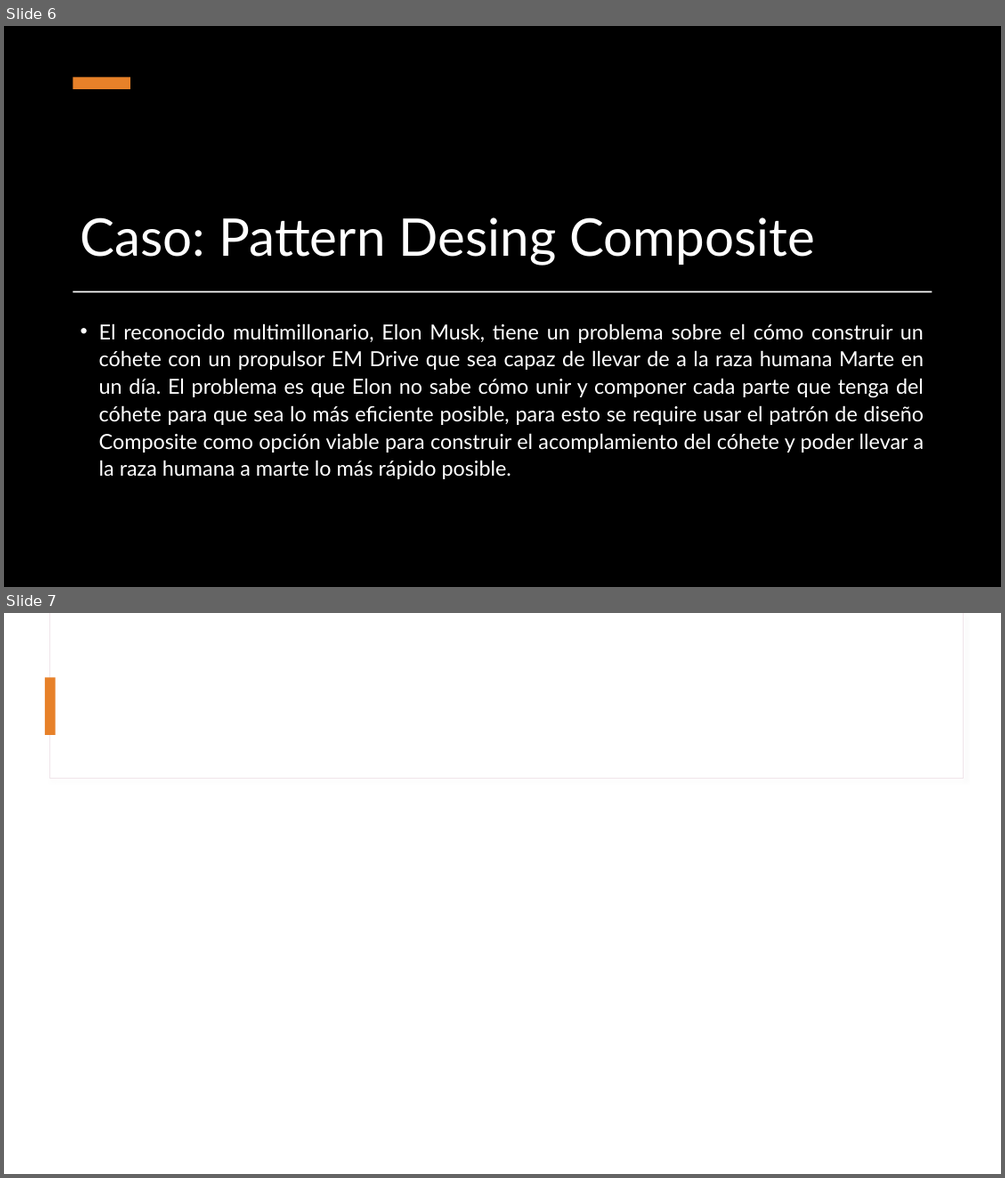
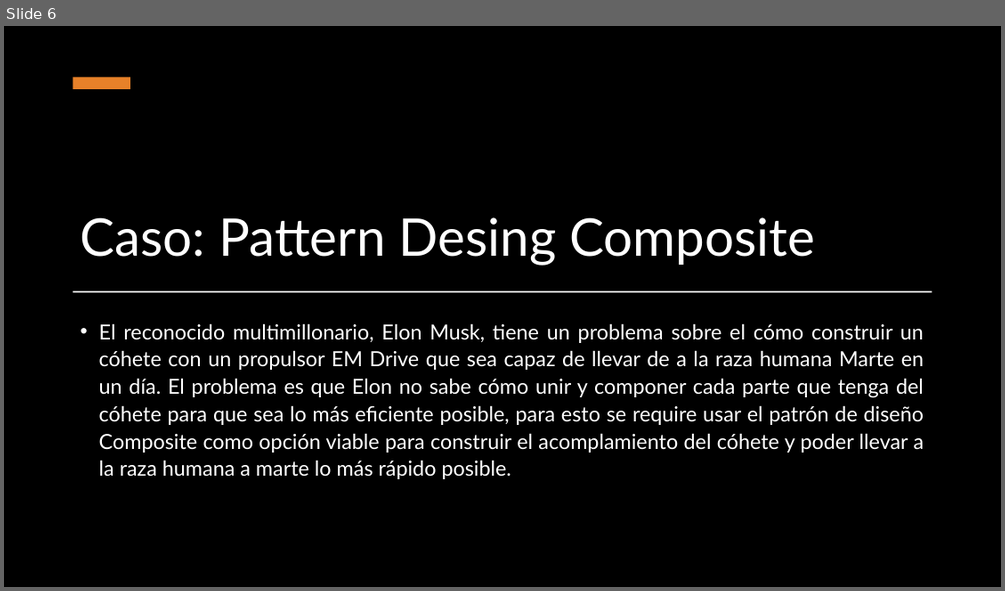
Before and after one commit to luisalazago/Practicas-POO, a slide deck: Parcial 3 POO/Presentación Composite.pptx. Shown one above the other, each under a label of ours: slides 6 and 7 before the commit, slide 6 after it. The pictures are 1005x1178 and 1005x591 pixels, drawn with LibreOffice and Linux fonts; fonts in the diff are those of the drawing; background and template pictures are left out. Boxes give left, top, right and bottom in pixels: in the first picture for what was removed or moved away, otherwise in the second. Text is boxed around its words. In the diff, an @@ line names an element or a change of style, - is before the commit and + after.

```diff
--- a/Parcial 3 POO/Presentación Composite.pptx
+++ b/Parcial 3 POO/Presentación Composite.pptx
@@ slide 7 removed at box(4, 613, 1001, 1174), background #FFFFFF @@
@@ rectangle removed at box(49, 613, 963, 779) @@
@@ rectangle removed at box(50, 613, 963, 778) @@
@@ rectangle removed at box(45, 677, 56, 735) @@
```
Also in this commit, not shown: 3 slides added, 3 other files.
